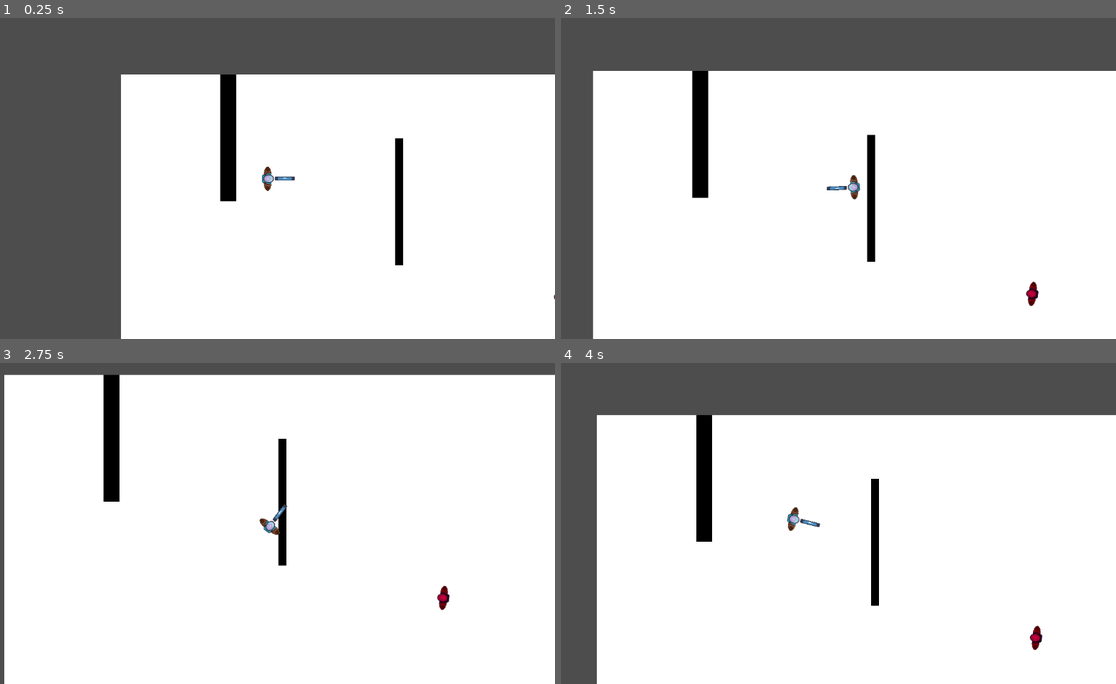
Above: before the commit, frames 1-4 (two rows, left to right).
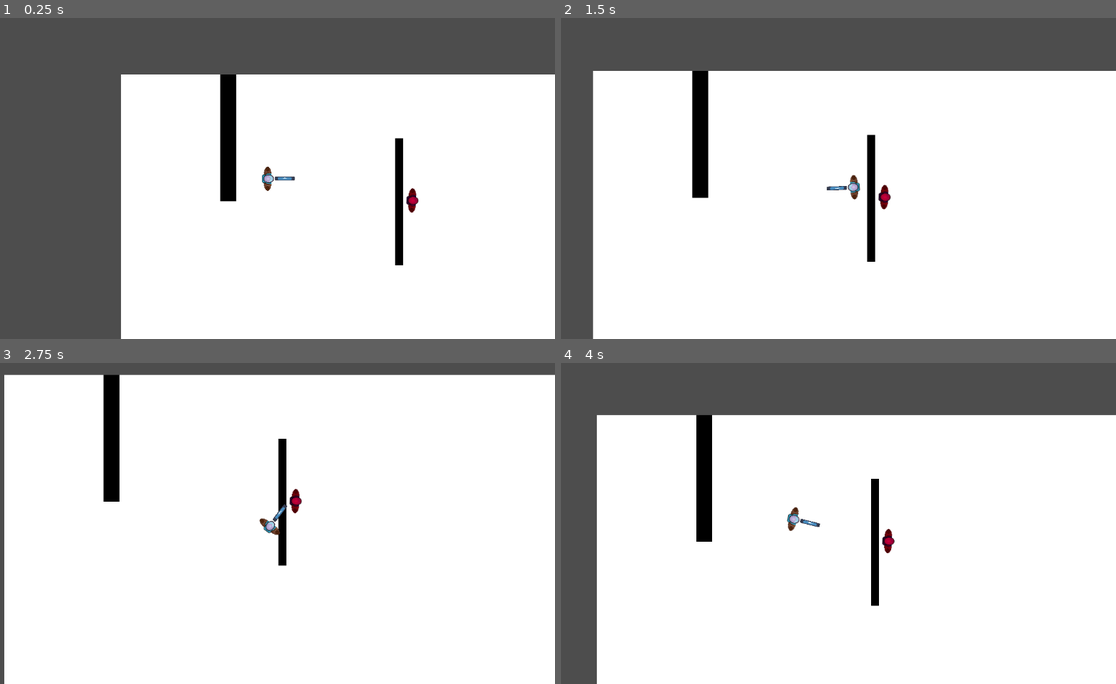
Above: after the commit, the same moments.

Repository: LurkenW/heistrouglite
Game: Godot game, scene res://scenes/bankTemp.tscn
Two runs of this game, one before a commit and one after it. Both use one fixed random seed, a clock stepped at 60 frames per second and the inputs below. The engine's default icon, where the game draws it, is replaced by a stand-in: a white triangle on a blue panel in a dark square.
Inputs (mouse positions are in pixels of both pictures, inside the frame that each line leads up to):
- Up to frame 1 (0.25 s): no input
- Up to frame 2 (1.5 s): tap Enter at 0.5 s; move the mouse to (955, 162) at 0.52 s; hold D (move_right) 0.53-1.28 s; hold Shift (player_sprint_shift) 0.53-1.28 s; click (955, 162) at 0.67 s; move the mouse to (716, 194) at 1.27 s; hold S (move_down) from 1.28 s (still down); click (716, 194) at 1.35 s
- Up to frame 3 (2.75 s): move the mouse to (327, 452) at 2.02 s; release S (move_down) at 2.03 s; hold D (move_right) from 2.03 s (still down); hold Shift (player_sprint_shift) from 2.03 s (still down)
- Up to frame 4 (4 s): move the mouse to (799, 587) at 2.77 s; release D (move_right) at 2.78 s; release Shift (player_sprint_shift) at 2.78 s; hold W (move_up) 2.78-3.53 s; click (799, 587) at 2.85 s; move the mouse to (999, 571) at 3.52 s; hold A (move_left) from 3.53 s (still down); hold Shift (player_sprint_shift) from 3.53 s (still down)

The runs differ from the first frame. In frame 1, 0.1% of the frame differs, in the area x 73-100%, y 53-88%; in frame 2, 0.2%, in the area x 57-87%, y 51-90%; in frame 3, 0.2%; in frame 4, 0.2%.

Commit message:
Updated Enemy Behaviour
Enemy now correctly performs sight checks. Enemies look for the player, and alerts to them. If the player breaks LOS, the enemies lose them.

Diff:
--- a/heist_game/scenes/bankTemp.tscn
+++ b/heist_game/scenes/bankTemp.tscn
@@ -56,5 +56,5 @@
 position = Vector2(42, -46)
 
 [node name="guardEnemy" parent="." instance=ExtResource("2_34ac4")]
-position = Vector2(626, 194)
-rotation = -3.02473
+position = Vector2(333, -2)
+rotation = 0.0409062
--- a/heist_game/scenes/enemy.tscn
+++ b/heist_game/scenes/enemy.tscn
@@ -8,6 +8,8 @@
 height = 39.0
 
 [sub_resource type="CircleShape2D" id="CircleShape2D_sgenf"]
+
+[sub_resource type="CircleShape2D" id="CircleShape2D_3i5kr"]
 
 [node name="guardEnemy" type="CharacterBody2D"]
 script = ExtResource("1_ti6u5")
@@ -28,5 +30,12 @@
 scale = Vector2(50, 50)
 shape = SubResource("CircleShape2D_sgenf")
 
+[node name="Auto-Detect" type="Area2D" parent="."]
+
+[node name="CollisionShape2D" type="CollisionShape2D" parent="Auto-Detect"]
+scale = Vector2(15, 15)
+shape = SubResource("CircleShape2D_3i5kr")
+
 [connection signal="body_entered" from="Sight" to="." method="_on_sight_body_entered"]
 [connection signal="body_exited" from="Sight" to="." method="_on_sight_body_exited"]
+[connection signal="body_entered" from="Auto-Detect" to="." method="_on_auto_detect_body_entered"]
--- a/heist_game/scripts/enemy.gd
+++ b/heist_game/scripts/enemy.gd
@@ -13,6 +13,20 @@
 var player_in_range
 var player_in_sight
 
+func _ready():
+	movement_timer = Timer.new()
+	add_child(movement_timer)
+	movement_timer.wait_time = movement_delay
+	movement_timer.timeout.connect(_on_movement_timer_timeout)
+	movement_timer.name = "MovementTimer"
+
+	alert_timer = Timer.new()
+	add_child(alert_timer)
+	alert_timer.wait_time = 3.0
+	alert_timer.timeout.connect(_on_alert_timer_timeout)
+	alert_timer.one_shot = true
+	alert_timer.name = "AlertTimer"
+
 func _physics_process(delta: float) -> void:
 	if (self.global_position.distance_to(target_player.global_position) < 100):
 		SPEED = 50
@@ -20,54 +34,42 @@
 		SPEED = 100
 	if alerted == true:
 		look_at(target_player.global_position)
-	move_and_slide()
 	if player_in_range == true:
 		sight_check()
+	move_and_slide()
 
-func alert_status() -> void:
-	if alerted == true:
-		movement_timer = Timer.new()
-		add_child(movement_timer)
-		movement_timer.wait_time = movement_delay
-		movement_timer.timeout.connect(_on_timer_timeout)
-		movement_timer.name = "MovementTimer"
-		movement_timer.start()
-	else:
-		movement_timer.stop()
-
-func _on_timer_timeout():
+func _on_movement_timer_timeout():
 	movement_timer.wait_time = movement_delay
 	make_movement_decision(target_player)
 
 func make_movement_decision(target):
-	if (self.global_position.distance_to(target_player.global_position) < 100):
-		movement_delay = 0.5
+	if (self.global_position.distance_to(target_player.global_position) < 110):
+		movement_delay = 0.2
 		_move_to_target(target)
 	else:
-		var rng = randi_range(0,2)
+		var rng = randi_range(0,3)
 		match rng:
 			0:
-				movement_delay = 1.0
+				movement_delay = 0.5
+				strafe_target(target)
+			_:
+				movement_delay = 0.8
 				_move_to_target(target)
-			1:
-				movement_delay = 1.0
-				strafe_target_right(target)
-			2:
-				movement_delay = 1.0
-				strafe_target_left(target)
 
+	#Moves directly towards target
 func _move_to_target(target):
 	var direction = global_position.direction_to(target.global_position)
 	velocity = direction * SPEED
 
-func strafe_target_right(target):
+	#Picks a random direction to strafe
+func strafe_target(target):
 	var direction = global_position.direction_to(target.global_position)
-	direction = direction.rotated(PI/4)
-	velocity = direction * SPEED
-
-func strafe_target_left(target):
-	var direction = global_position.direction_to(target.global_position)
-	direction = direction.rotated(-PI/4)
+	var rng = randi_range(0,1)
+	match rng:
+		0:
+			direction = direction.rotated(PI/4)
+		1:
+			direction = direction.rotated(-PI/4)
 	velocity = direction * SPEED
 
 func take_damage(dmg):
@@ -78,38 +80,46 @@
 func killed():
 	queue_free()
 
-
-
 func _on_sight_body_entered(body):
 	if body == target_player:
 		player_in_range = true
-		print("player in range: ", player_in_range)
-
 
 func _on_sight_body_exited(body):
 	if body == target_player:
 		player_in_range = false
-		print("player in range: ", player_in_range)
 
 func sight_check():
+	#Sets up a raycast that checks if the enemy has direct LOS to the player
 	var space_state = get_world_2d().direct_space_state
 	var query = PhysicsRayQueryParameters2D.create(global_position, target_player.global_position)
 	var sight_check = space_state.intersect_ray(query)
+
+	#If the cast succeeds, activate the alertness timer
 	if sight_check:
 		if sight_check.collider.name == target_player.name:
+			if (player_in_sight == false):
+				alert_timer.start()
 			player_in_sight = true
-			if alert_timer == null:
-				alert_timer = Timer.new()
-				add_child(alert_timer)
-				alert_timer.wait_time = 3
-				alert_timer.one_shot = true
-				alert_timer.timeout.connect(_on_alert_timer_timeout)
-				alert_timer.name = "AlertTimer"
-				alert_timer.start()
 		else:
 			player_in_sight = false
+			_on_alert_timer_timeout() #Spit and scotch-tape ass way of doing it
+
+func alert_status() -> void:
+	if alerted == true:
+		movement_timer.start()
+	else:
+		velocity = Vector2(0,0)
+		movement_timer.stop()
 
 func _on_alert_timer_timeout():
 	if player_in_sight == true:
 		alerted = true
 		alert_status()
+	else:
+		alerted = false
+		alert_status()
+
+func _on_auto_detect_body_entered(body):
+	if body == target_player && player_in_sight == true:
+		alerted = true
+		alert_status()
Not shown: 1 places in heist_game/scenes/enemy.tscn that only renumber resources
